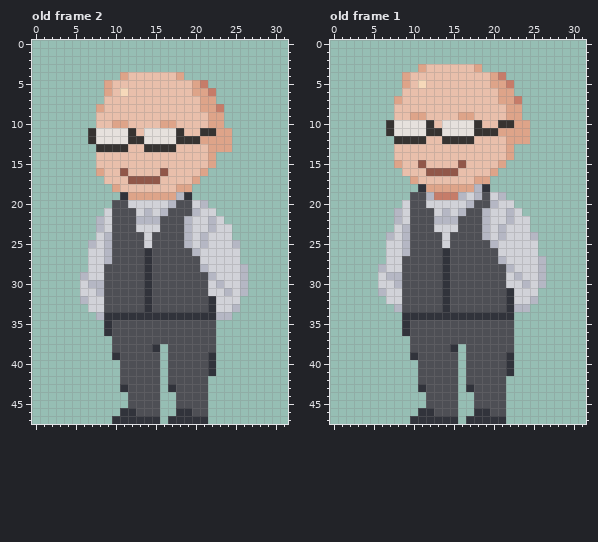
Pixel-art file -- 3학년 1학기 1인 개발 프로젝트/Charactor/Teachers.aseprite. The picture above is the old version.
32x48 pixels, 2 frames. Colours within 5 levels of each other are drawn and written as one. Shown: old frame 2, old frame 1. The commit also changed other frames, which this record leaves out.
Now the later version:
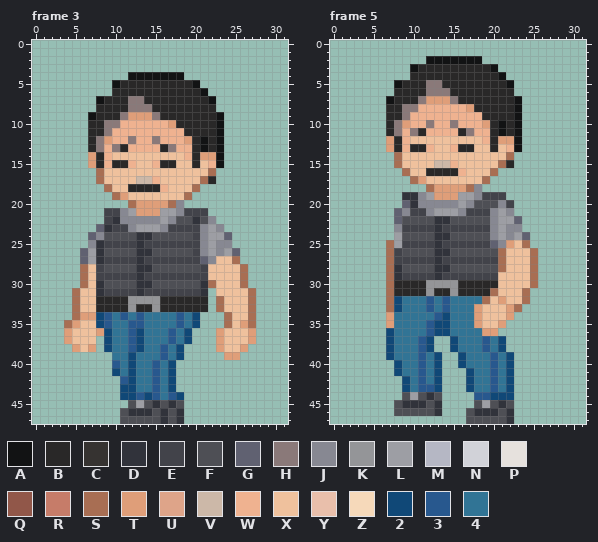
Palette (. is transparent): A #121314  B #292828  C #363331  D #31333b  E #42434a  F #4e4f55  G #606171  H #8a7979  J #878892  K #949598  L #9d9ea4  M #b5b7c4  N #d1d2d8  P #e6e1dd  Q #915749  R #c67c69  S #a86e53  T #df9e79  U #dea489  V #ccb8a8  W #efb290  X #efc19d  Y #e9bfab  Z #f6d9ba  2 #104877  3 #28588e  4 #317495
A new or re-ordered frame is compared with the old frame closest to it.
The edit:
frames 2 -> 5
layer "Art" now hidden
layer "HomeROom #2" added
Changed rows in their new state; - is an unchanged pixel.
Frame 3 is new; against old frame 2:
first column x 4:
 4 -------.AAAAAAA---------
 5 -----.ABBBBBBBBBA.------
 6 -----.BBBBBBBBBBBA.-----
 7 ----ABBBHHBBBBBBBBA-----
 8 ----BBBBHHHBBBBBBBB.----
 9 ---ABBBHTTTHBBBBBBBA----
10 ---BBHHWWWWWWTBBBBBA----
11 ---BBHWWWWWWWWWBBBBA.---
12 ---BHTWWHWWHWWWTBABA.---
13 ---BHWHBWWWWBHWWBABA.---
14 ---TBWXXXXXXXXXWBTTA----
15 ---TBWBBWXXWBBXXBXWA----
16 ----SXXXXXXXXXXXXXS-----
17 ----SXXXXVVWXXXXXSB-----
18 -----SXXBBBBWXXXS-------
19 ------STXXXXXXXS--------
20 ------..STTTTSJ...------
21 -----EEJLTTTLLJEEE.-----
22 ----.EDJJJJJLJ-FDFJ.----
23 ----GDEEJLLLJEEEEJLJ.---
24 ---GJF---DD----FEJLLG---
25 ---JDEEEEDEEEEEEEJLJJ.--
26 --GLDF---D------EJLJLG--
27 --GLDEEEEDEEEEEEEGJXXS--
28 --SXE----D-------EXXXXS-
29 --SXEEEEEDEEEEEEEEXXXXS-
30 --SXD----D-------DSXXXS-
31 -SXXDEEEEDEEEEEEED.XXXXS
32 -SXXBBBBKKKKBBBBBB.SXXXS
33 -SXXBBBBKBBKBBBBBB.SXXXS
34 -STT2343434444342...SXXS
35 STXX2344334444342..-SXTS
36 TXXXT24432444342...TXXXT
37 TXXX-24432444342...TXXXT
38 -TXT-2443244342....TXXT-
39 ------442444342....-TT--
40 ------34244342.....-----
41 ------24244342.....-----
42 -------3244342....------
43 -------2244342....------
44 -------22323432...------
45 ---------L-DFD-...------
46 -------F-DD-DF-...------
47 ------.FFFFFDF-...------
Frame 5 is new; against old frame 1:
first column x 6:
 2 ------AAAAAAA--------
 3 ----ABBBBBBBBBA------
 4 ---.BBBBBBBBBBBA-----
 5 --ABBBHHBBBBBBBBA----
 6 --BBBBHHHBBBBBBBB----
 7 -ABBBHTTTHBBBBBBBA---
 8 -BBHHWWWWWWTBBBBBA---
 9 -BBHWWWWWWWWWBBBBA---
10 -BHTWWHWWHWWWTBABA.--
11 -BHWHBWWWWBHWWBABA.--
12 -TBWXXXXXXXXXWBTTA.--
13 -TBWBBWXXWBBXXBXWA---
14 --SXXXXXXXXXXXXXS----
15 --SXXXXVVWXXXXXSB----
16 ---SXXBBBBWXXXS------
17 ----STXXXXXXXS-------
18 -----.STTTTSJ.-------
19 ---DDJLTTTLLJEEE-----
20 ---GDJJJJJLJ--FJE----
21 --GJEEJLLLJEEEJLJ.---
22 --GF---DDF---FJLLG.--
23 --JEEEEDEEEEEEJLJJ.--
24 -.LF---DD----FJLJLG.-
25 -SLEEEEDEEEEEEGJTXS.-
26 -SEF---D-------SXXXS-
27 -SEEEEEDEEEEEEESXXXS.
28 .SD----D-------SXXXS.
29 .SDEEEEDEEEEEEEXXXXS.
30 .SBBBBKKKKBBBBBXXXXS.
31 .SBBBBKBBKBBBBSXXXS.-
32 -S24443434444SXTXXS.-
33 -S2444343444TXXXTS.--
34 -T4444432444TXXXT----
35 -T4444322444TXXT.----
36 -244443224444TT..----
37 -244432..2444342.----
38 -244432..2444342.----
39 -2444342..2444342----
40 --244342..2444342----
41 --244342..-244342----
42 ---24342..-244342----
43 ---24332..-244342----
44 ---FLFD-..--33222----
45 --FDDD-D..---L-DF----
46 --FFFFFD..-F--D-D----
47 ----......-FFFFFD----
Changed places in both pictures, as pixel boxes (x1, y1, x2, y2):
changed: (64, 72, 256, 424)
changed: (378, 56, 546, 424)
